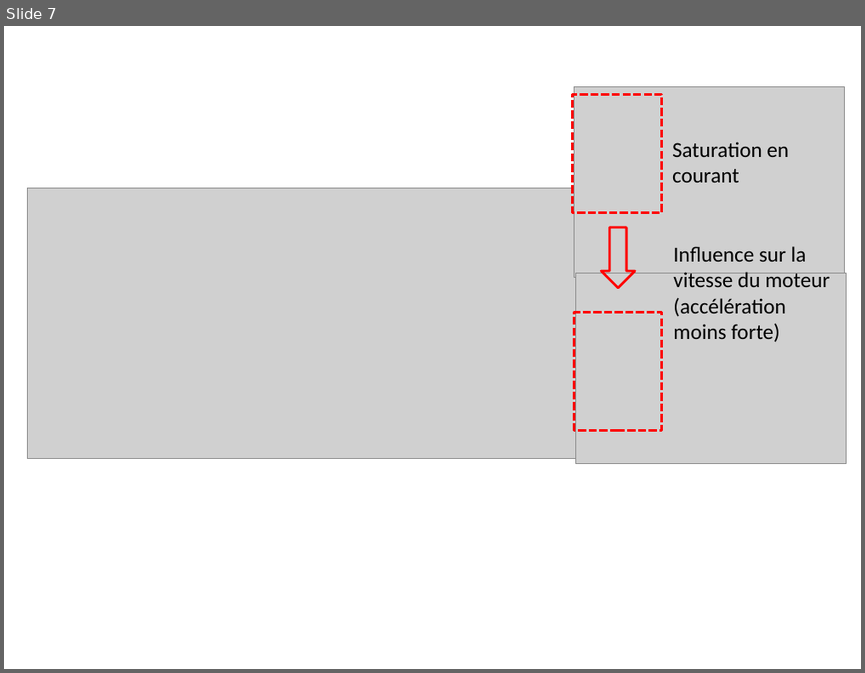
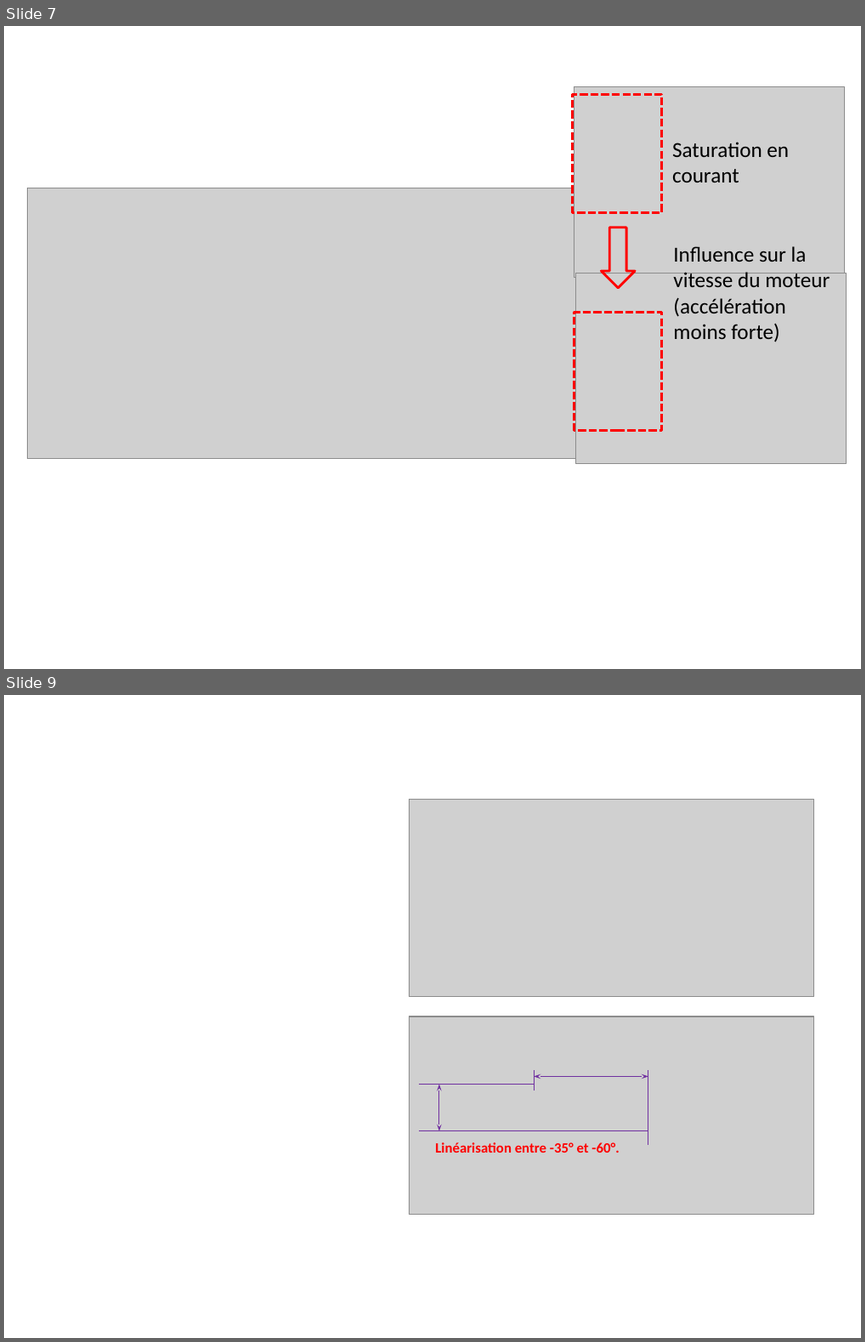
Before and after one commit to xpessoles/PSI_Cy_01_ModelisationSystemes, a slide deck: Ch_01_Generalites/Cours/images/Figures.pptx. Shown one above the other, each under a label of ours: slide 7 before the commit, slides 7 and 9 after it; the slides between them are not shown. The pictures are 865x673 and 865x1342 pixels, drawn with LibreOffice and Linux fonts; fonts in the diff are those of the drawing; grey boxes stand for pictures. Boxes give left, top, right and bottom in pixels: in the first picture for what was removed or moved away, otherwise in the second. Text is boxed around its words. In the diff, an @@ line names an element or a change of style, - is before the commit and + after.

```diff
--- a/Ch_01_Generalites/Cours/images/Figures.pptx
+++ b/Ch_01_Generalites/Cours/images/Figures.pptx
@@ slide 9 added at bbox=[4, 695, 861, 1338], background #FFFFFF @@
@@ picture added at bbox=[409, 799, 813, 996] @@
@@ picture added at bbox=[409, 1016, 813, 1213] @@
@@ line added from (534, 1071) to (534, 1091), #7030A0 0.75 pt @@
@@ double arrow added from (534, 1077) to (648, 1077), #7030A0 0.75 pt @@
@@ line added from (648, 1071) to (648, 1145), #7030A0 0.75 pt @@
@@ line added from (534, 1084) to (419, 1084), #7030A0 0.75 pt @@
@@ double arrow added from (439, 1084) to (439, 1131), #7030A0 0.75 pt @@
@@ line added from (648, 1131) to (419, 1131), #7030A0 0.75 pt @@
@@ text added at bbox=[435, 1142, 619, 1152], 12 pt, text #FF0000, bold @@
+Linéarisation entre -35° et -60°.
```
Also in this commit, not shown: 1 other slide added, 1 slide removed, 3 other files.
